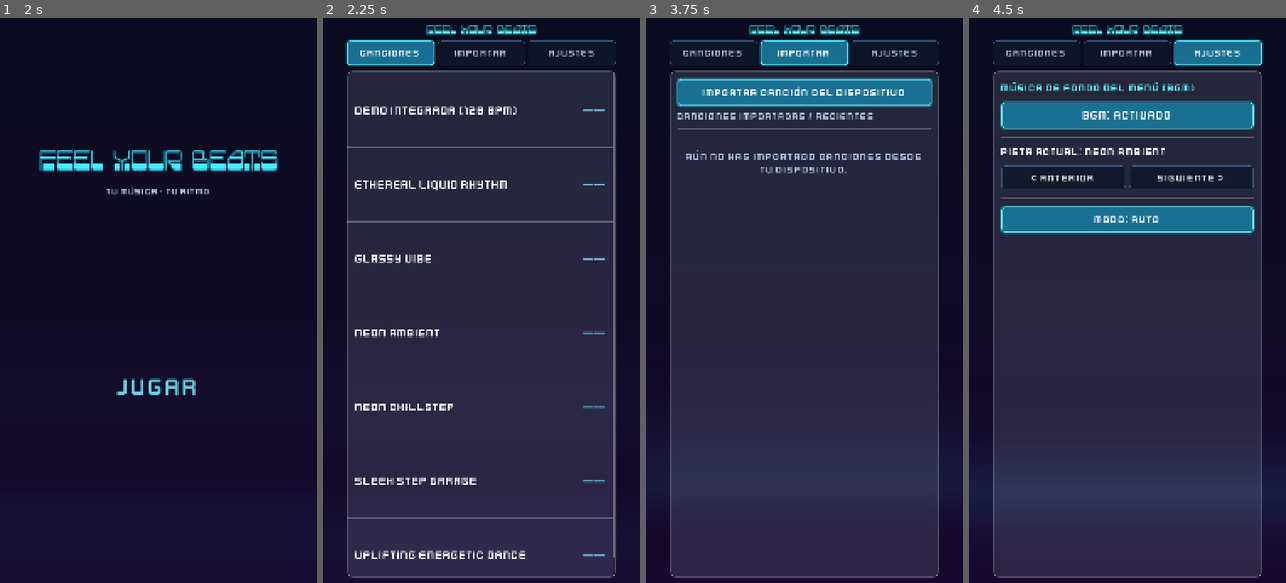
Above: before the commit, frames 1-4 (left to right).
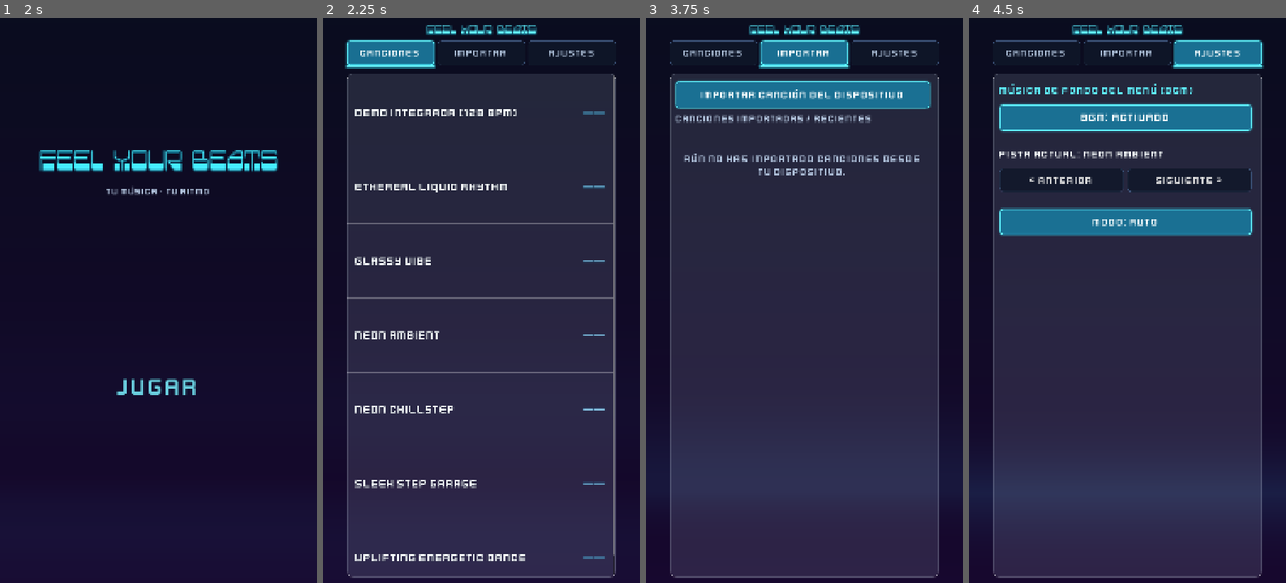
Above: after the commit, the same moments.

Repository: Carrillo524/FeelYourBeats
Game: Godot game, scene res://ui/main_menu.tscn
The game is run twice, just before and just after one commit, with the same random seed, the same clock (stepped at 60 frames per second) and the same inputs.
Inputs (mouse positions are in pixels of both pictures, inside the frame that each line leads up to):
- Up to frame 1 (2 s): tap Enter at 0.5 s; move the mouse to (228, 272) at 0.52 s; hold D 0.53-1.25 s; tap F at 0.6 s; click (228, 272) at 0.67 s; click "JUGAR" at 1.25 s
- Up to frame 2 (2.25 s): click "JUGAR" at 2 s
- Up to frame 3 (3.75 s): click "CANCIONES" at 2.75 s; click "IMPORTAR" at 3.5 s
- Up to frame 4 (4.5 s): click "AJUSTES" at 4.25 s

Frame 1 is identical in both runs. In frame 2, 5.1% of the frame differs, in the area x 6-93%, y 8-97%; in frame 3, 5.1%; in frame 4, 6.9%, in the area x 7-94%, y 8-39%.

Commit message:
feat(ui): add animated slider transitions and sliding highlight between menu tabs

Diff:
--- a/ui/main_menu.gd
+++ b/ui/main_menu.gd
@@ -39,6 +39,10 @@
 const BACK_DEBOUNCE_MSEC: int = 300
 const TOUCH_SCROLL_DEADZONE_PX: int = 20
 const TOUCH_SCROLL_DRAG_THRESHOLD_PX: float = 18.0
+const TAB_SLIDE_MAIN_DURATION_SEC: float = 0.17
+const TAB_SLIDE_SETTLE_DURATION_SEC: float = 0.05
+const TAB_SLIDE_OVERSHOOT_PX: float = 10.0
+const TAB_INDICATOR_HEIGHT_PX: float = 5.0
 
 const TITLE_HERO_FONT_SIZE: int = 104
 const TITLE_SUBTITLE_FONT_SIZE: int = 32
@@ -106,11 +110,14 @@
 # Screen 2: Tabbed Browser
 var _browser_screen_container: VBoxContainer = null
 var _browser_header_label: Label = null
+var _tabs_bar_wrapper: Control = null
 var _tabs_row: HBoxContainer = null
+var _tab_indicator_bar: Panel = null
 var _tab_songs_button: Button = null
 var _tab_import_button: Button = null
 var _tab_settings_button: Button = null
 var _content_sheet_panel: PanelContainer = null
+var _tab_content_viewport: Control = null
 
 var _songs_tab_container: Control = null
 var _songs_scroll: ScrollContainer = null
@@ -191,6 +198,7 @@
 var _style_floating_play: StyleBoxEmpty = null
 var _style_loading_track: StyleBoxFlat = null
 var _style_loading_fill: StyleBoxFlat = null
+var _style_tab_indicator: StyleBoxFlat = null
 
 var _song_entries: Array[Dictionary] = []
 var _imported_entries: Array[Dictionary] = []
@@ -204,6 +212,10 @@
 var _is_launching: bool = false
 var _is_processing_song: bool = false
 var _is_playing_startup_intro: bool = false
+var _is_tab_transitioning: bool = false
+var _tab_transition_tween: Tween = null
+var _tab_transition_outgoing: Control = null
+var _tab_transition_incoming: Control = null
 var _intro_wave_progress: float = 0.0
 var _intro_wave_center: Vector2 = Vector2.ZERO
 var _pending_import_after_permission: bool = false
@@ -322,6 +334,9 @@
 	if _intro_tween != null:
 		_intro_tween.kill()
 		_intro_tween = null
+	if _tab_transition_tween != null:
+		_tab_transition_tween.kill()
+		_tab_transition_tween = null
 	if _transition_tween != null:
 		_transition_tween.kill()
 		_transition_tween = null
@@ -391,7 +406,7 @@
 
 
 func _find_touch_scroll_container_at(p_pos: Vector2) -> ScrollContainer:
-	if _is_launching or _is_processing_song or _is_playing_startup_intro:
+	if _is_launching or _is_processing_song or _is_playing_startup_intro or _is_tab_transitioning:
 		return null
 	if is_loading_overlay_visible():
 		return null
@@ -602,6 +617,9 @@
 
 	_layout_exit_confirm_panel(safe_w, safe_h)
 	_layout_loading_overlay(safe_w, safe_h)
+	if not _is_tab_transitioning:
+		_sync_all_tab_panel_geometries()
+		call_deferred(&"_snap_tab_indicator_to_active")
 
 
 func _layout_exit_confirm_panel(p_safe_w: float, p_safe_h: float) -> void:
@@ -642,24 +660,247 @@
 func show_browser_screen(p_tab: int = MenuTab.SONGS) -> void:
 	_ensure_ui_nodes()
 	_reset_touch_scroll_state()
+	_cancel_tab_transition_immediately()
 	_title_screen_container.visible = false
 	_browser_screen_container.visible = true
 	_song_modal_backdrop.visible = false
 	if _exit_confirm_backdrop != null:
 		_exit_confirm_backdrop.visible = false
-	select_tab(p_tab)
-
-
-func select_tab(p_tab: int) -> void:
-	if _is_playing_startup_intro:
-		return
+	select_tab(p_tab, false)
+
+
+func select_tab(p_tab: int, p_animate: bool = true) -> void:
+	if _is_playing_startup_intro or _is_processing_song or _is_launching:
+		return
+	if _is_tab_transitioning:
+		return
+
+	var target_tab: int = clampi(p_tab, MenuTab.SONGS, MenuTab.SETTINGS)
+	var old_tab: int = _active_tab
 	_reset_touch_scroll_state()
-	_active_tab = clampi(p_tab, MenuTab.SONGS, MenuTab.SETTINGS)
+
+	var can_animate: bool = (
+		p_animate
+		and old_tab != target_tab
+		and _browser_screen_container != null
+		and _browser_screen_container.visible
+		and _tab_content_viewport != null
+		and is_inside_tree()
+	)
+
+	_active_tab = target_tab
 	if _active_tab == MenuTab.SONGS:
 		_reset_marquee_items(_songs_marquee_items)
 	elif _active_tab == MenuTab.IMPORT:
 		_reset_marquee_items(_imported_marquee_items)
+
+	if not can_animate:
+		_refresh_tab_visuals()
+		_sync_all_tab_panel_geometries()
+		call_deferred(&"_snap_tab_indicator_to_active")
+		return
+
+	_start_tab_transition(old_tab, target_tab)
+
+
+func is_tab_transitioning() -> bool:
+	return _is_tab_transitioning
+
+
+func get_tab_indicator_bar() -> Panel:
+	return _tab_indicator_bar
+
+
+func get_tab_content_viewport() -> Control:
+	return _tab_content_viewport
+
+
+func _get_tab_container(p_tab: int) -> Control:
+	match p_tab:
+		MenuTab.SONGS:
+			return _songs_tab_container
+		MenuTab.IMPORT:
+			return _import_tab_container
+		MenuTab.SETTINGS:
+			return _settings_tab_container
+		_:
+			return _songs_tab_container
+
+
+func _get_tab_button(p_tab: int) -> Button:
+	match p_tab:
+		MenuTab.SONGS:
+			return _tab_songs_button
+		MenuTab.IMPORT:
+			return _tab_import_button
+		MenuTab.SETTINGS:
+			return _tab_settings_button
+		_:
+			return _tab_songs_button
+
+
+func _restore_tab_panel_geometry(p_panel: Control) -> void:
+	if p_panel == null:
+		return
+	p_panel.set_anchors_preset(Control.PRESET_TOP_LEFT)
+	p_panel.position = Vector2.ZERO
+	if _tab_content_viewport != null and _tab_content_viewport.size.x > 1.0 and _tab_content_viewport.size.y > 1.0:
+		p_panel.size = _tab_content_viewport.size
+
+
+func _sync_all_tab_panel_geometries() -> void:
+	_restore_tab_panel_geometry(_songs_tab_container)
+	_restore_tab_panel_geometry(_import_tab_container)
+	_restore_tab_panel_geometry(_settings_tab_container)
+
+
+func _snap_tab_indicator_to_active() -> void:
+	if _tab_indicator_bar == null or _tabs_row == null:
+		return
+	var active_btn: Button = _get_tab_button(_active_tab)
+	if active_btn == null:
+		return
+	var btn_w: float = active_btn.size.x
+	var btn_x: float = active_btn.position.x
+	if btn_w <= 1.0 and _tabs_bar_wrapper != null and _tabs_bar_wrapper.size.x > 1.0:
+		var slot_w: float = (_tabs_bar_wrapper.size.x - 20.0) / 3.0
+		btn_w = maxf(40.0, slot_w)
+		btn_x = float(_active_tab) * (slot_w + 10.0)
+	_tab_indicator_bar.position = Vector2(btn_x, 85.0)
+	_tab_indicator_bar.size = Vector2(maxf(24.0, btn_w), TAB_INDICATOR_HEIGHT_PX)
+
+
+func _cancel_tab_transition_immediately() -> void:
+	if _tab_transition_tween != null:
+		_tab_transition_tween.kill()
+		_tab_transition_tween = null
+	_is_tab_transitioning = false
+	_tab_transition_outgoing = null
+	_tab_transition_incoming = null
+	_sync_all_tab_panel_geometries()
+
+
+func _start_tab_transition(p_old_tab: int, p_new_tab: int) -> void:
+	var outgoing: Control = _get_tab_container(p_old_tab)
+	var incoming: Control = _get_tab_container(p_new_tab)
+	if outgoing == null or incoming == null or outgoing == incoming:
+		_refresh_tab_visuals()
+		_sync_all_tab_panel_geometries()
+		_snap_tab_indicator_to_active()
+		return
+
+	_is_tab_transitioning = true
+	_tab_transition_outgoing = outgoing
+	_tab_transition_incoming = incoming
+
+	# Update tab button highlights immediately while indicator bar slides smoothly
+	_set_option_highlight(_tab_songs_button, p_new_tab == MenuTab.SONGS)
+	_set_option_highlight(_tab_import_button, p_new_tab == MenuTab.IMPORT)
+	_set_option_highlight(_tab_settings_button, p_new_tab == MenuTab.SETTINGS)
+
+	# Hide any non-participating tab (e.g. IMPORT when jumping SONGS <-> SETTINGS)
+	var all_tabs: Array[Control] = [_songs_tab_container, _import_tab_container, _settings_tab_container]
+	for i: int in range(all_tabs.size()):
+		var tab_ctrl: Control = all_tabs[i]
+		if tab_ctrl != null and tab_ctrl != outgoing and tab_ctrl != incoming:
+			tab_ctrl.visible = false
+			_restore_tab_panel_geometry(tab_ctrl)
+
+	var vp_size: Vector2 = _tab_content_viewport.size
+	var slide_w: float = maxf(240.0, vp_size.x)
+	var direction: float = 1.0 if p_new_tab > p_old_tab else -1.0
+	var overshoot_x: float = -direction * TAB_SLIDE_OVERSHOOT_PX
+
+	_restore_tab_panel_geometry(outgoing)
+	_restore_tab_panel_geometry(incoming)
+	outgoing.visible = true
+	incoming.visible = true
+	outgoing.position.x = 0.0
+	incoming.position.x = direction * slide_w
+
+	# Ensure indicator bar starts from old tab button position
+	var old_btn: Button = _get_tab_button(p_old_tab)
+	var new_btn: Button = _get_tab_button(p_new_tab)
+	if _tab_indicator_bar != null and old_btn != null and old_btn.size.x > 1.0:
+		_tab_indicator_bar.position = Vector2(old_btn.position.x, 85.0)
+		_tab_indicator_bar.size = Vector2(old_btn.size.x, TAB_INDICATOR_HEIGHT_PX)
+
+	if _tab_transition_tween != null:
+		_tab_transition_tween.kill()
+		_tab_transition_tween = null
+
+	_tab_transition_tween = create_tween()
+	_tab_transition_tween.set_parallel(true)
+
+	# Phase A (170ms): Horizontal directional slide + subtle overshoot (10px)
+	_tab_transition_tween.tween_property(
+		outgoing,
+		"position:x",
+		-direction * slide_w,
+		TAB_SLIDE_MAIN_DURATION_SEC
+	).set_trans(Tween.TRANS_CUBIC).set_ease(Tween.EASE_OUT)
+
+	_tab_transition_tween.tween_property(
+		incoming,
+		"position:x",
+		overshoot_x,
+		TAB_SLIDE_MAIN_DURATION_SEC
+	).set_trans(Tween.TRANS_CUBIC).set_ease(Tween.EASE_OUT)
+
+	# Sliding neon indicator bar across total 220ms
+	if _tab_indicator_bar != null and new_btn != null:
+		var target_x: float = new_btn.position.x
+		var target_w: float = new_btn.size.x
+		if target_w <= 1.0 and _tabs_bar_wrapper != null and _tabs_bar_wrapper.size.x > 1.0:
+			var slot_w: float = (_tabs_bar_wrapper.size.x - 20.0) / 3.0
+			target_w = maxf(40.0, slot_w)
+			target_x = float(p_new_tab) * (slot_w + 10.0)
+		var total_dur: float = TAB_SLIDE_MAIN_DURATION_SEC + TAB_SLIDE_SETTLE_DURATION_SEC
+		_tab_transition_tween.tween_property(
+			_tab_indicator_bar,
+			"position:x",
+			target_x,
+			total_dur
+		).set_trans(Tween.TRANS_CUBIC).set_ease(Tween.EASE_OUT)
+		_tab_transition_tween.tween_property(
+			_tab_indicator_bar,
+			"size:x",
+			maxf(24.0, target_w),
+			total_dur
+		).set_trans(Tween.TRANS_CUBIC).set_ease(Tween.EASE_OUT)
+
+	# Phase B (50ms): Quick settle from overshoot back to exact x == 0.0
+	_tab_transition_tween.tween_property(
+		incoming,
+		"position:x",
+		0.0,
+		TAB_SLIDE_SETTLE_DURATION_SEC
+	).set_delay(TAB_SLIDE_MAIN_DURATION_SEC).set_trans(Tween.TRANS_SINE).set_ease(Tween.EASE_OUT)
+
+	_tab_transition_tween.chain().tween_callback(_finish_tab_transition)
+
+
+func _finish_tab_transition() -> void:
+	var outgoing: Control = _tab_transition_outgoing
+	var incoming: Control = _tab_transition_incoming
+	_tab_transition_tween = null
+	_tab_transition_outgoing = null
+	_tab_transition_incoming = null
+	_is_tab_transitioning = false
+
+	if outgoing != null and outgoing != incoming:
+		outgoing.visible = false
+		_restore_tab_panel_geometry(outgoing)
+
 	_refresh_tab_visuals()
+	_sync_all_tab_panel_geometries()
+	_snap_tab_indicator_to_active()
+
+
+func _on_tab_viewport_resized() -> void:
+	if not _is_tab_transitioning:
+		_sync_all_tab_panel_geometries()
+		_snap_tab_indicator_to_active()
 
 
 func get_active_tab() -> int:
@@ -2923,6 +3164,12 @@
 	_style_loading_fill.shadow_color = Color(0.24, 0.92, 1.0, 0.45)
 	_style_loading_fill.shadow_size = 8
 
+	_style_tab_indicator = StyleBoxFlat.new()
+	_style_tab_indicator.bg_color = Color(0.42, 0.98, 1.0, 1.0)
+	_style_tab_indicator.set_corner_radius_all(3)
+	_style_tab_indicator.shadow_color = Color(0.22, 0.92, 1.0, 0.65)
+	_style_tab_indicator.shadow_size = 8
+
 
 func _apply_external_fonts() -> void:
 	if _font_registry == null:
@@ -3027,10 +3274,19 @@
 	_browser_header_label.add_theme_color_override("font_color", COLOR_TEXT_ACCENT)
 	_browser_screen_container.add_child(_browser_header_label)
 
+	_tabs_bar_wrapper = Control.new()
+	_tabs_bar_wrapper.name = "TopTabsBarWrapper"
+	_tabs_bar_wrapper.custom_minimum_size = Vector2(0.0, 92.0)
+	_tabs_bar_wrapper.size_flags_horizontal = Control.SIZE_EXPAND_FILL
+	_tabs_bar_wrapper.mouse_filter = Control.MOUSE_FILTER_PASS
+	_browser_screen_container.add_child(_tabs_bar_wrapper)
+
 	_tabs_row = HBoxContainer.new()
 	_tabs_row.name = "TopTabsRow"
 	_tabs_row.add_theme_constant_override("separation", 10)
-	_browser_screen_container.add_child(_tabs_row)
+	_tabs_bar_wrapper.add_child(_tabs_row)
+	_tabs_row.set_anchors_and_offsets_preset(Control.PRESET_TOP_WIDE)
+	_tabs_row.offset_bottom = 84.0
 
 	_tab_songs_button = _create_tab_button("TabSongsButton", "CANCIONES")
 	_tab_songs_button.pressed.connect(select_tab.bind(MenuTab.SONGS))
@@ -3043,6 +3299,14 @@
 	_tab_settings_button = _create_tab_button("TabSettingsButton", "AJUSTES")
 	_tab_settings_button.pressed.connect(select_tab.bind(MenuTab.SETTINGS))
 	_tabs_row.add_child(_tab_settings_button)
+
+	_tab_indicator_bar = Panel.new()
+	_tab_indicator_bar.name = "TabActiveIndicatorBar"
+	_tab_indicator_bar.mouse_filter = Control.MOUSE_FILTER_IGNORE
+	_tab_indicator_bar.position = Vector2(0.0, 85.0)
+	_tab_indicator_bar.size = Vector2(120.0, TAB_INDICATOR_HEIGHT_PX)
+	_tab_indicator_bar.add_theme_stylebox_override("panel", _style_tab_indicator)
+	_tabs_bar_wrapper.add_child(_tab_indicator_bar)
 
 	# Unified full-height frosted translucent sheet below the top tabs
 	_content_sheet_panel = PanelContainer.new()
@@ -3063,12 +3327,20 @@
 	sheet_inner.add_theme_constant_override("margin_bottom", 8)
 	_content_sheet_panel.add_child(sheet_inner)
 
+	_tab_content_viewport = Control.new()
+	_tab_content_viewport.name = "TabContentViewport"
+	_tab_content_viewport.clip_contents = true
+	_tab_content_viewport.size_flags_horizontal = Control.SIZE_EXPAND_FILL
+	_tab_content_viewport.size_flags_vertical = Control.SIZE_EXPAND_FILL
+	_tab_content_viewport.mouse_filter = Control.MOUSE_FILTER_PASS
+	_tab_content_viewport.resized.connect(_on_tab_viewport_resized)
+	sheet_inner.add_child(_tab_content_viewport)
+
 	# Tab 1: CANCIONES
 	_songs_scroll = ScrollContainer.new()
 	_songs_scroll.name = "SongsTabScroll"
-	_songs_scroll.size_flags_vertical = Control.SIZE_EXPAND_FILL
-	_songs_scroll.size_flags_horizontal = Control.SIZE_EXPAND_FILL
-	sheet_inner.add_child(_songs_scroll)
+	_tab_content_viewport.add_child(_songs_scroll)
+	_songs_scroll.set_anchors_preset(Control.PRESET_TOP_LEFT)
 	_songs_tab_container = _songs_scroll
 
 	_songs_list_vbox = VBoxContainer.new()
@@ -3081,11 +3353,10 @@
 	# Tab 2: IMPORTAR
 	var import_vbox: VBoxContainer = VBoxContainer.new()
 	import_vbox.name = "ImportTabContainer"
-	import_vbox.size_flags_vertical = Control.SIZE_EXPAND_FILL
-	import_vbox.size_flags_horizontal = Control.SIZE_EXPAND_FILL
 	import_vbox.add_theme_constant_override("separation", 16)
 	import_vbox.visible = false
-	sheet_inner.add_child(import_vbox)
+	_tab_content_viewport.add_child(import_vbox)
+	import_vbox.set_anchors_preset(Control.PRESET_TOP_LEFT)
 	_import_tab_container = import_vbox
 
 	var import_top_margin: MarginContainer = MarginContainer.new()
@@ -3146,10 +3417,9 @@
 	# Tab 3: AJUSTES (wrapped in ScrollContainer for touch scrolling and future growth)
 	_settings_scroll = ScrollContainer.new()
 	_settings_scroll.name = "SettingsTabScroll"
-	_settings_scroll.size_flags_vertical = Control.SIZE_EXPAND_FILL
-	_settings_scroll.size_flags_horizontal = Control.SIZE_EXPAND_FILL
 	_settings_scroll.visible = false
-	sheet_inner.add_child(_settings_scroll)
+	_tab_content_viewport.add_child(_settings_scroll)
+	_settings_scroll.set_anchors_preset(Control.PRESET_TOP_LEFT)
 	_settings_tab_container = _settings_scroll
 
 	var settings_margin: MarginContainer = MarginContainer.new()
Not shown, added: specs/15_menu_tab_slider_transitions.md
